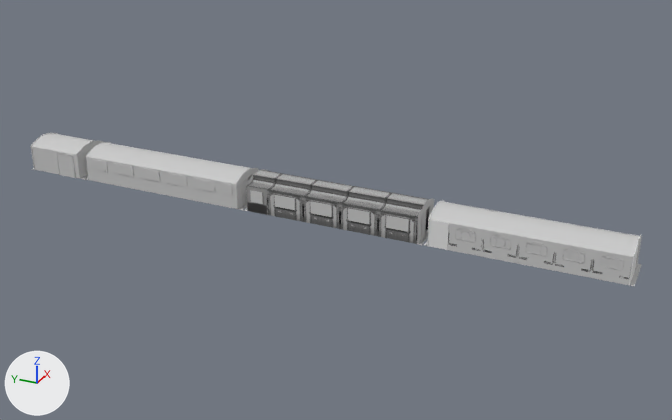
The FBX model Assets/art/models/train.FBX as it was, and as the next commit left it.
One viewpoint serves both versions: a camera (50 mm lens) standing at (-69.8, -35.9, 35.7) and looking at (0.8, -4.2, 0.4). The axes (+X, +Y, +Z) are drawn at lower left. The lights are the same throughout. Where no turn or scale is listed for an object, it has been applied to the vertices.

Objects in the first picture: 'DR', 'DR_roof', 'DR_windows', 'EC_roof', 'EC_sideWall', 'EC_windows', 'FC_roof', 'FC_windowWall_01', 'FC_windowWall_02', 'FC_windowWall_03', 'FC_windowWall_04', 'Object001', 'Object005'.
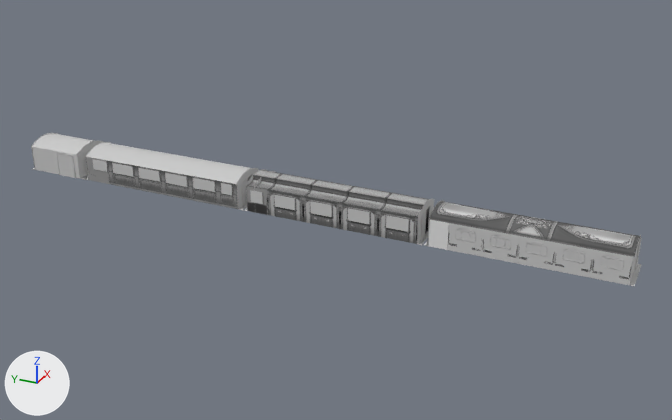
Where the newer file only moved an object's origin or applied its transform, the numbers keep the older frame.

What changed in the scene script:
```text
Add img_ec_sidewall_png:
    img_ec_sidewall_png = load_image('EC_sideWall.png', '../textures/train/EC_sideWall.png', 1024, 1024, 'sRGB')
Add img_fc_roof_png:
    img_fc_roof_png = load_image('FC_roof.png', '../textures/train/FC_roof.png', 1024, 1024, 'sRGB')
Change mat_ec_sidewall:
    remove mat_ec_sidewall.base_color = (0.588, 0.588, 0.588)  # light grey #cacaca
    add mat_ec_sidewall.texture = img_ec_sidewall_png
Change mat_fc_roof:
    remove mat_fc_roof.base_color = (0.588, 0.588, 0.588)  # light grey #cacaca
    add mat_fc_roof.texture = img_fc_roof_png
Add mat_fc_exitwall:
    mat_fc_exitwall = principled_material('FC_exitWall')
    mat_fc_exitwall.base_color = (0.588, 0.588, 0.588)  # light grey #cacaca
    mat_fc_exitwall.roughness = 0.859
Add me_mesh_124_1:
    me_mesh_124_1.from_pydata(...)  # 22 vertices, 22 faces; spans x -2.47..1.65, y -17.12..-17.07, z -2.5..0.64
    me_mesh_124_1.materials.append(mat_fc_exitwall)  # light grey #cacaca
Add me_mesh_048_1:
    me_mesh_048_1.from_pydata(...)  # 24 vertices, 22 faces; spans x -2.47..1.65, y 17.0..17.05, z -2.5..0.64
    me_mesh_048_1.materials.append(mat_dr_exitwall)  # light grey #cacaca
Remove ob_object005:
    ob_object005 = bpy.data.objects.new('Object005', me_mesh_120)
    ob_object005.location = (0.41, -13.51, 2.5)
Add ob_fc_exitwall:
    ob_fc_exitwall = bpy.data.objects.new('FC_exitWall', me_mesh_124_1)
    ob_fc_exitwall.location = (0.41, -13.51, 2.5)
Add ob_dr_exitwall002:
    ob_dr_exitwall002 = bpy.data.objects.new('DR_exitWall002', me_mesh_048_1)
    ob_dr_exitwall002.location = (0.41, -30.99, 2.5)
```

Pixel boxes (x1, y1, x2, y2) of what changed, in the pictures (672 x 420 px):
'FC_roof', surface changed: (429, 201, 641, 257) in both
'EC_sideWall', surface changed: (86, 157, 238, 209) in both
'Object005', deleted: before (427, 200, 641, 286)
'FC_exitWall', added: after (629, 235, 641, 285)
'DR_exitWall002', added: after (428, 201, 444, 236)
